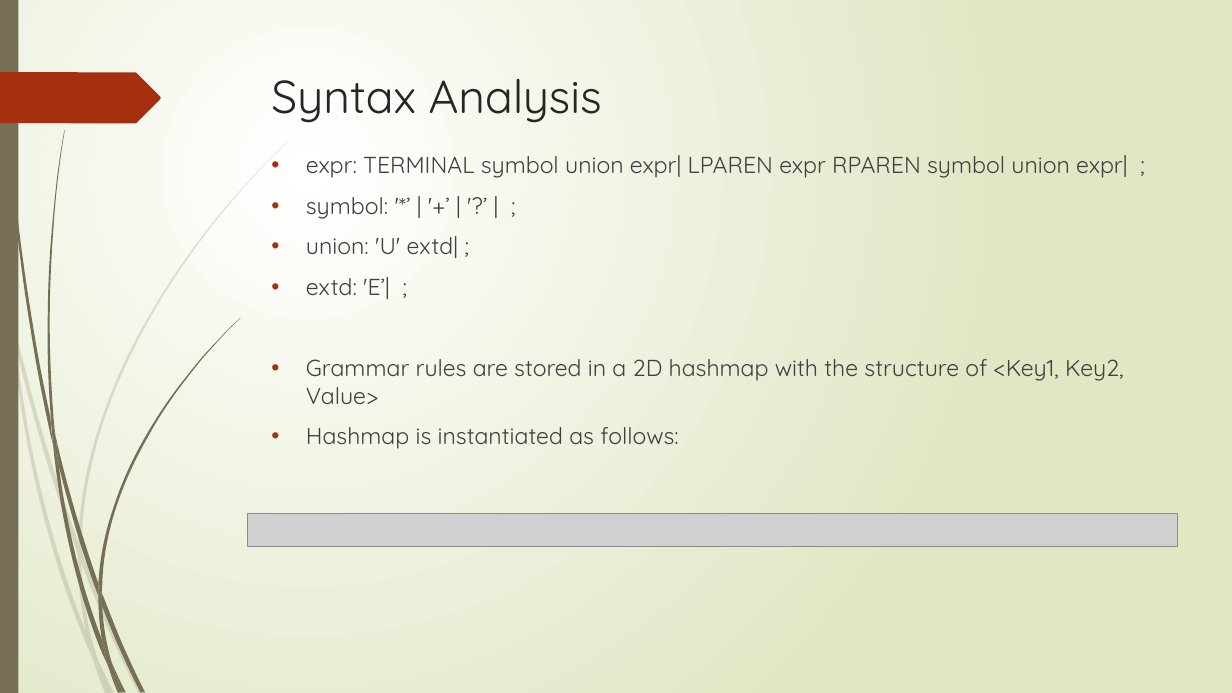
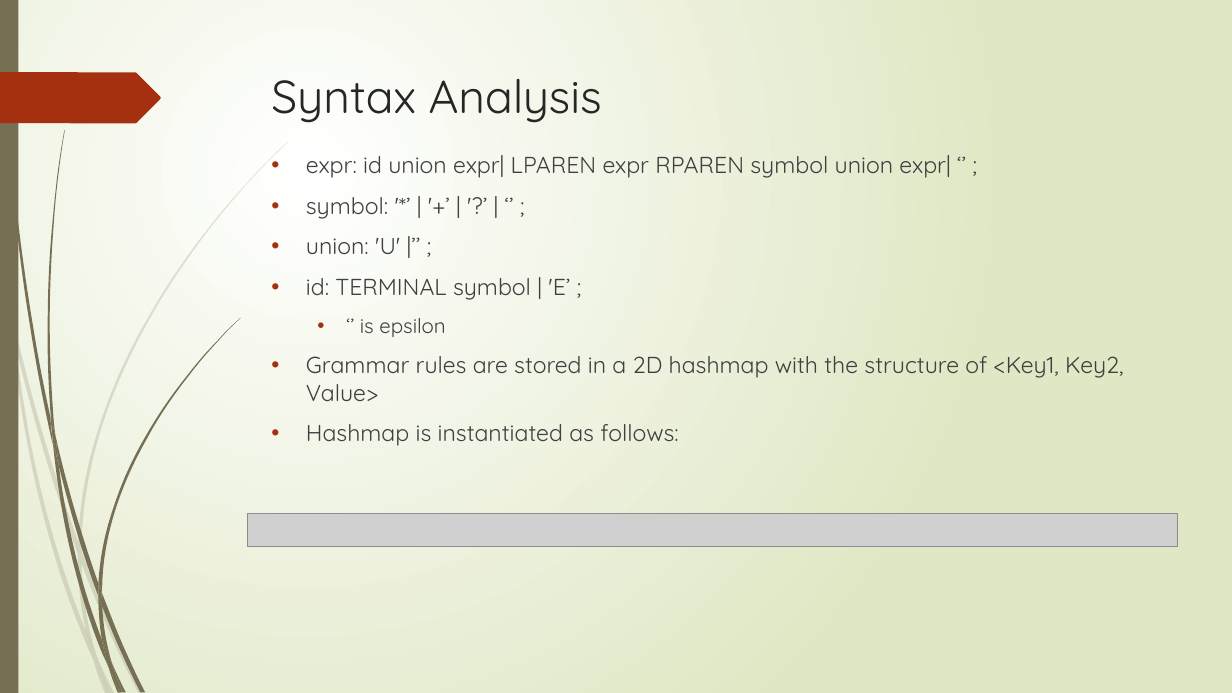
Before and after one commit to MarkLimML/LLParser, a slide deck: slide 4 of FinalExam.pptx. Drawn at 1232x693 pixels with LibreOffice and Linux fonts; fonts in the diff are those of the drawing; grey boxes stand for pictures. Boxes give left, top, right and bottom in pixels: in the first picture for what was removed or moved away, otherwise in the second. Text is boxed around its words. In the diff, an @@ line names an element or a change of style, - is before the commit and + after.

```diff
--- a/FinalExam.pptx
+++ b/FinalExam.pptx
@@ text at (x1=306, y1=155, x2=950, y2=337): text changed @@
-• expr: TERMINAL symbol union expr| LPAREN expr RPAREN symbol union expr| ;
-• symbol: '*’ | '+’ | '?’ | ;
-• union: 'U' extd| ;
-• extd: 'E’| ;
+• expr: id union expr| LPAREN expr RPAREN symbol union expr| ‘’ ;
+• symbol: '*’ | '+’ | '?’ | ‘’ ;
+• union: 'U' |’’ ;
+• id: TERMINAL symbol | 'E’ ;
+  • ‘’ is epsilon
```
Also in this commit, not shown: 2 other slides changed, 4 other files.
